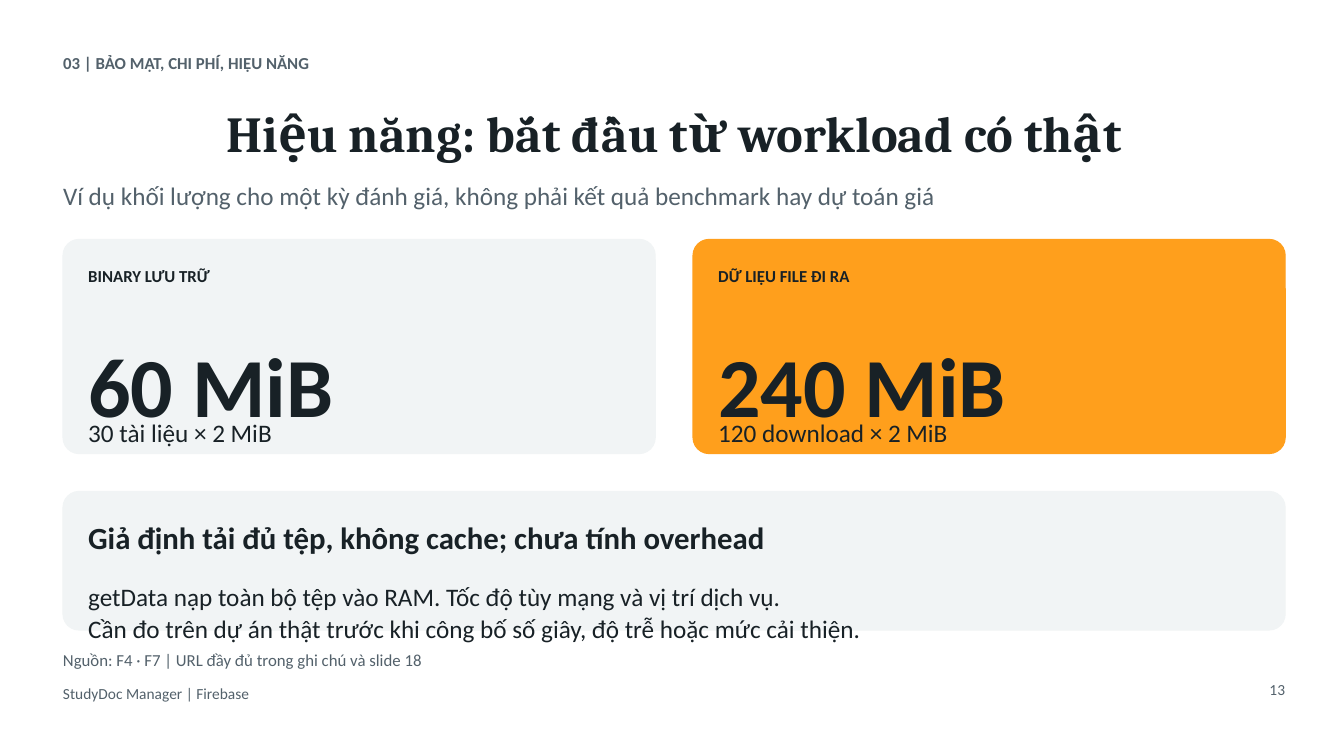
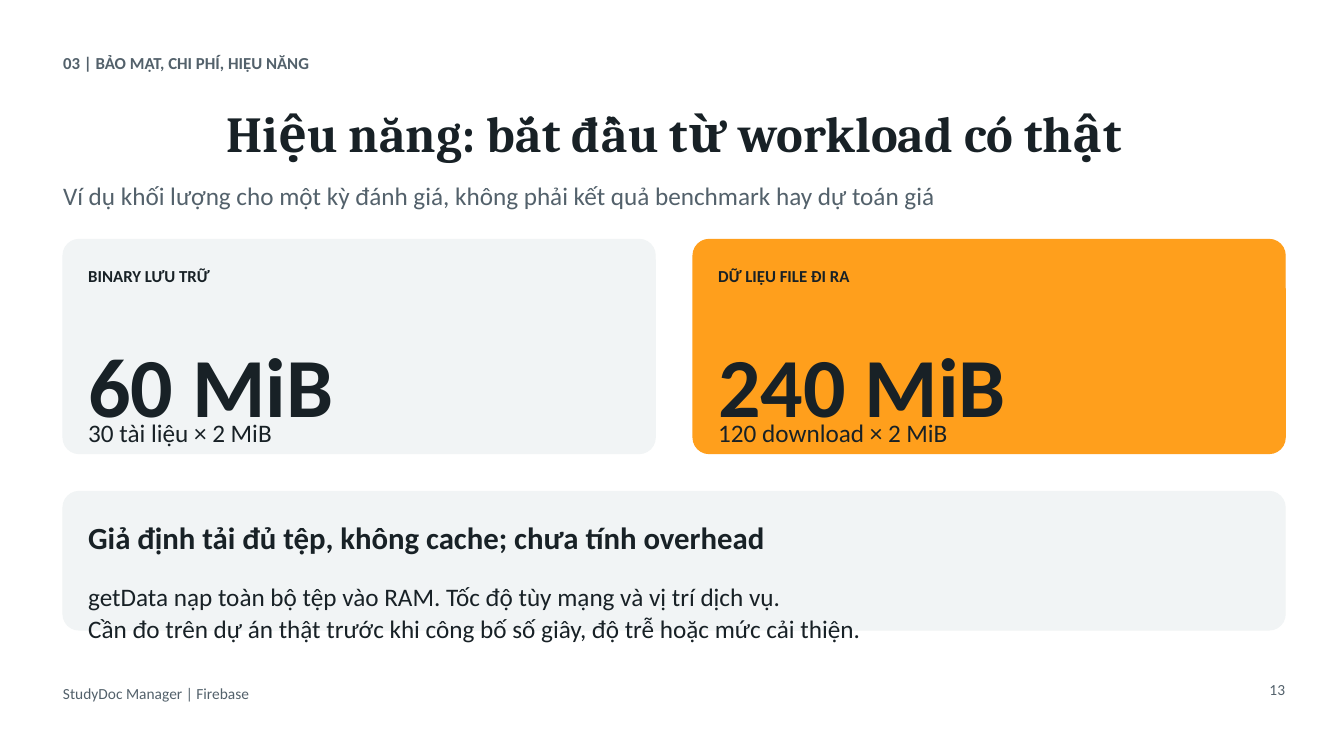
Before and after one commit to tungcorn/mobile_th1_qly_hoc_tap, a slide deck: slide 13 of SLIDE_FIREBASE_CLOUD_DMS.pptx. Drawn at 1344x756 pixels with LibreOffice and Linux fonts; fonts in the diff are those of the drawing. Boxes give left, top, right and bottom in pixels: in the first picture for what was removed or moved away, otherwise in the second. Text is boxed around its words. In the diff, an @@ line names an element or a change of style, - is before the commit and + after.

```diff
--- a/SLIDE_FIREBASE_CLOUD_DMS.pptx
+++ b/SLIDE_FIREBASE_CLOUD_DMS.pptx
@@ text removed at [63,653,422,669] @@
-Nguồn: F4 · F7 | URL đầy đủ trong ghi chú và slide 18
```
Also in this commit, not shown: 10 other slides changed.
